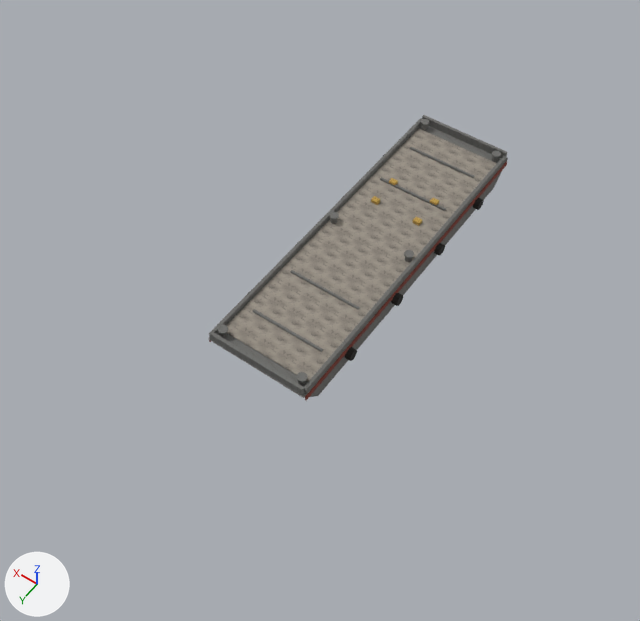
The glTF model blender/exports/rustic/cargo_barge.glb: old version first, new version second.
One viewpoint serves both versions: a 50 mm camera at (-8.7, 14.7, 19.3) aimed at (0.0, 2.4, 0.1). The lights are fixed; the arrows at lower left show +X, +Y and +Z. The picture after the commit comes second. Where no turn or scale is listed for an object, it has been applied to the vertices. Vertices at exactly the same position are counted once.

The first picture shows 'CargoBarge'.
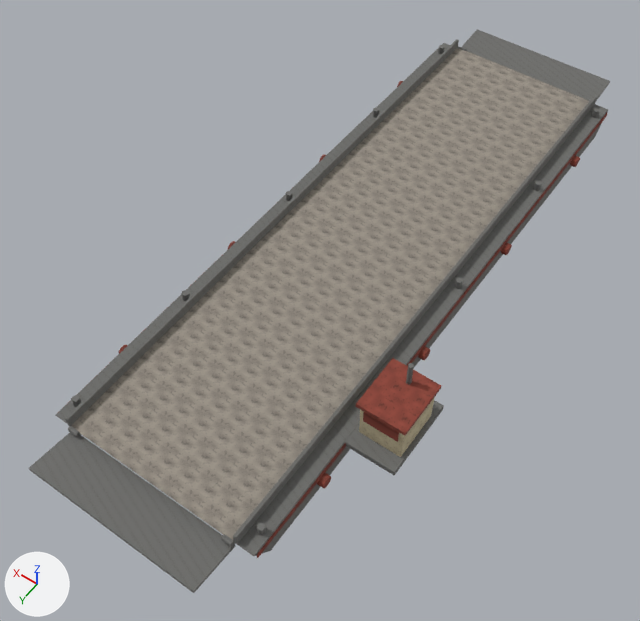
Where the change shows, as pixel boxes (x1, y1, x2, y2) in the pictures (640 x 621 px; the box of a moved part takes in the faces that stretch with it):
'CargoBarge', reshaped (84% wider, 82% taller): before (208, 115, 508, 400); after (55, 39, 608, 558)
'Ramp', added: after (29, 433, 235, 593)
'Ramp2', added: after (462, 29, 610, 101)
part 1 of me_cargobarge, added: after (65, 39, 459, 426)
part 2 of me_cargobarge, added: after (233, 95, 597, 544)
part 3 of me_cargobarge, added: after (406, 363, 414, 385)
part 4 of me_cargobarge, moved or reshaped: before (305, 161, 507, 400); after (257, 112, 608, 558)
part 5 of me_cargobarge, moved or reshaped: before (345, 347, 357, 361); after (317, 472, 331, 488)
part 6 of me_cargobarge, moved or reshaped: before (391, 293, 403, 306); after (418, 346, 430, 360)
part 7 of me_cargobarge, moved or reshaped: before (473, 198, 484, 210); after (501, 243, 512, 255)
part 8 of me_cargobarge, moved or reshaped: before (434, 243, 445, 256); after (570, 156, 580, 167)
part 9 of me_cargobarge, added (brown): after (355, 358, 441, 436)
part 10 of me_cargobarge, moved or reshaped: before (209, 331, 305, 395); after (363, 412, 399, 442)
part 11 of me_cargobarge, moved or reshaped (not visible afterwards): before (253, 309, 323, 352)
part 12 of me_cargobarge, added: after (71, 48, 589, 539)
part 13 of me_cargobarge, added: after (124, 69, 483, 437)
part 14 of me_cargobarge, added: after (205, 96, 551, 493)
part 15 of me_cargobarge, rebuilt (84% wider, 88% taller): before (208, 125, 508, 398); after (55, 43, 608, 556)
part 16 of me_cargobarge, added: after (68, 277, 463, 547)
part 17 of me_cargobarge, added: after (373, 45, 600, 191)
part 18 of me_cargobarge, added: after (286, 191, 293, 201)

The change, as a list of edits to the scene's bpy script:
```text
Change me_cargobarge:
    remove me_cargobarge.from_pydata(...)  # 768 vertices, 1392 faces; spans x -1.73..1.73, y -5.33..5.32, z -0.01..1.02
    add me_cargobarge.from_pydata(...)  # 648 vertices, 1152 faces; spans x -4.48..3.27, y -9.36..9.35, z -0.01..2.7
    me_cargobarge part 1: a new loose piece, a box spanning x 2.52..2.604, y -9.24..9.24, z 0.728..1.064, in mat_rustic_metal (picture img_rustic_metal)
    me_cargobarge part 2: a new loose piece, a box spanning x -2.604..-2.52, y -9.24..9.24, z 0.728..1.064, in mat_rustic_metal (picture img_rustic_metal)
    me_cargobarge part 3: a new loose piece, an 8-sided cylinder along z spanning x -3.85..-3.71, y 4.13..4.27, z 2.0..2.7, in mat_rustic_metal (picture img_rustic_metal)
    me_cargobarge part 4: the loose piece of 8 vertices spanning x -1.57..-1.54, y -5.24..5.24, z 0.5..0.67 is scaled about its middle by (1, 1.75, 1), then moved by (-1.54, 0.0, 0.0)
    me_cargobarge part 5: the loose piece of 20 vertices spanning x -1.73..-1.55, y 3.19..3.53, z 0.26..0.59 is moved by (-1.54, 3.36, 0.0), in mat_rustic_paint_red (picture img_rustic_paint_red)
    me_cargobarge part 6: the loose piece of 20 vertices spanning x -1.73..-1.55, y 0.95..1.29, z 0.25..0.58 is moved by (-1.54, 1.12, 0.0), in mat_rustic_paint_red (picture img_rustic_paint_red)
    me_cargobarge part 7: the loose piece of 20 vertices spanning x -1.73..-1.55, y -3.53..-3.19, z 0.26..0.58 is moved by (-1.54, 1.12, 0.0), in mat_rustic_paint_red (picture img_rustic_paint_red)
    me_cargobarge part 8: the loose piece of 20 vertices spanning x -1.73..-1.55, y -1.29..-0.95, z 0.26..0.58 is moved by (-1.54, -5.6, 0.0), in mat_rustic_paint_red (picture img_rustic_paint_red)
    me_cargobarge part 9: a new loose piece, a box spanning x -4.45..-3.11, y 3.83..5.41, z 1.9..2.02, in mat_rustic_paint_red (picture img_rustic_paint_red)
    me_cargobarge part 10: the loose piece of 8 vertices spanning x -1.49..1.48, y 5.19..5.29, z 0.73..0.98 is scaled about its middle by (0.321, 0.348, 1.56), then moved by (-3.78, 0.1, 0.71), in mat_rustic_paint_red (picture img_rustic_paint_red)
    me_cargobarge part 11: the loose piece of 8 vertices spanning x -1.12..1.12, y 3.88..3.96, z 0.76..0.81 is scaled about its middle by (0.425, 0.491, 7.13), then moved by (-3.78, -0.01, 0.79), in mat_rustic_paint_red (picture img_rustic_paint_red)
    me_cargobarge part 12: a new loose piece, a box spanning x -2.52..2.52, y -9.24..9.24, z 0.728..0.762, in mat_rustic_stone (picture img_rustic_stone)
    me_cargobarge part 13: a new loose piece, a box spanning x 1.218..1.302, y -8.68..8.68, z 0.762..0.767, in mat_rustic_stone (picture img_rustic_stone)
    me_cargobarge part 14: a new loose piece, a box spanning x -1.302..-1.218, y -8.68..8.68, z 0.762..0.767, in mat_rustic_stone (picture img_rustic_stone)
    me_cargobarge part 15: the loose piece of 56 vertices spanning x -1.55..1.54, y -5.33..5.32, z -0.01..0.73 is rebuilt with 56 vertices and now spans x -3.08..3.08, y -9.25..9.24, z -0.01..0.73
    me_cargobarge part 16: 224 vertices added at x -4.48..2.96, y -0.1..9.35, z 0.56..1.91
    me_cargobarge part 17: 96 vertices added at x -2.96..2.96, y -9.36..-4.52, z 0.61..0.99
    me_cargobarge part 18: 16 vertices added at x 2.75..2.96, y -0.1..0.1, z 0.72..0.99
    other edits to the shape of me_cargobarge do not show in these pictures
    remove me_cargobarge.materials.append(mat_tire)  # black #211f1c
    remove me_cargobarge.materials.append(mat_rustic_paint_yellow)  # picture img_rustic_paint_yellow
    add me_cargobarge.materials.append(mat_rustic_paint_cream)  # picture img_rustic_paint_cream
Add ob_ramp2:
    ob_ramp2 = bpy.data.objects.new('Ramp2', me_ramp2)  # 8 vertices, 12 faces; spans x -2.53..2.53, y -0.7..0.7, z 0.0..0.25; in mat_rustic_metal (picture img_rustic_metal)
    ob_ramp2.location = (0.0, -9.91, 0.49)
Add ob_ramp:
    ob_ramp = bpy.data.objects.new('Ramp', me_ramp)  # 8 vertices, 12 faces; spans x -2.52..2.52, y -0.7..0.7, z 0.0..0.25; in mat_rustic_metal (picture img_rustic_metal)
    ob_ramp.location = (0.0, 9.91, 0.49)
```
